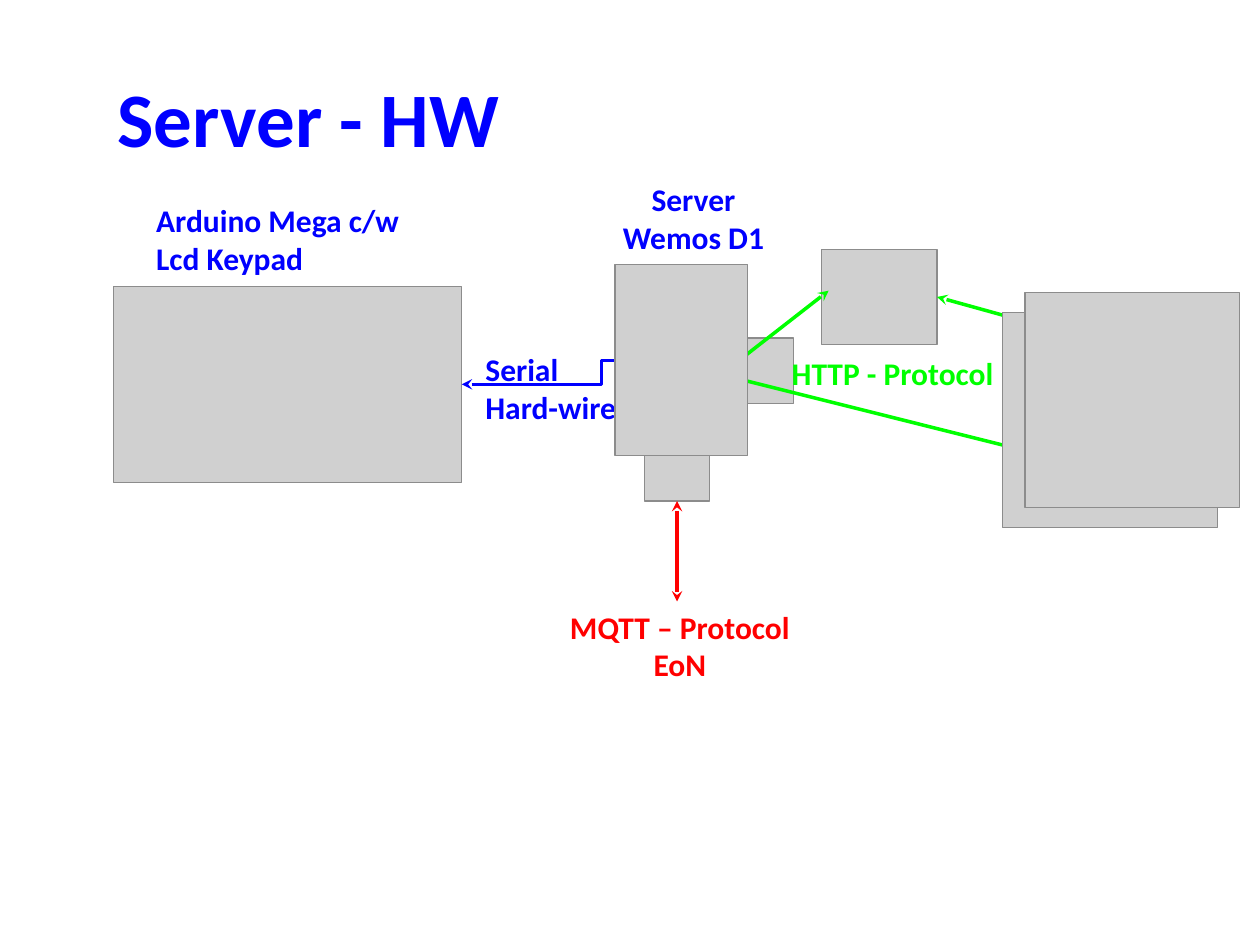
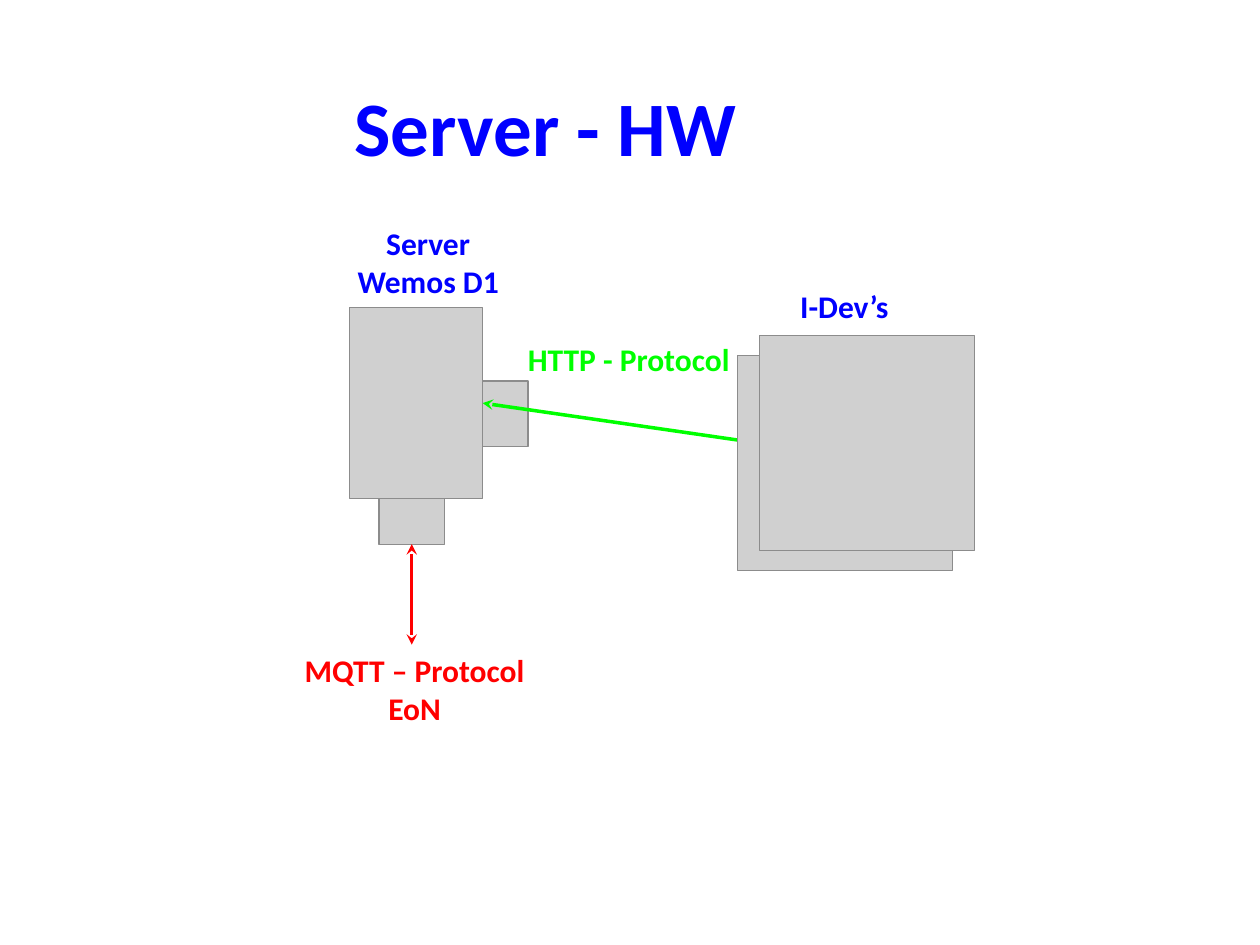
Before and after one commit to slametsampon/WFPS, a slide deck: slide 2 of WlFPS.pptx (slide 3 before the commit). Drawn at 1260x945 pixels with LibreOffice and Linux fonts; fonts in the diff are those of the drawing; grey boxes stand for pictures; background and template pictures are left out. Boxes give left, top, right and bottom in pixels: in the first picture for what was removed or moved away, otherwise in the second. Text is boxed around its words. In the diff, an @@ line names an element or a change of style, - is before the commit and + after.

```diff
--- a/WlFPS.pptx
+++ b/WlFPS.pptx
@@ title "Server - HW": place and size @@
-title "Server - HW" at (118,96,499,148)
+title "Server - HW" at (355,105,736,157)
@@ text removed at (156,210,399,275) @@
-Arduino Mega c/w
-Lcd Keypad
@@ picture removed at (822,249,937,344) @@
@@ picture removed at (113,286,461,483) @@
@@ double arrow removed from (730, 368) to (829, 291) @@
@@ text added at (800,295,888,319), 18 pt, text #0000FF, bold @@
+I-Dev’s
@@ double arrow removed from (1076, 335) to (937, 297) @@
@@ picture: place and size @@
-picture at (615,265,747,456)
+picture at (350,307,483,499)
@@ text removed at (485,359,616,426) @@
-Serial
-Hard-wire
@@ text "HTTP - Protocol" rewrapped from (792,359,994,393) to (528,349,730,372) @@
@@ elbow double arrow removed from (461, 384) to (630, 360) @@
@@ double arrow moved from (731, 377) - (1024, 450) to (483, 403) - (760, 444) @@
@@ 4 pictures, 2 texts, 1 double arrow: place and size @@
-4 pictures, 2 texts, 1 double arrow at (570,190,1239,677)
+4 pictures, 2 texts, 1 double arrow at (305,234,974,721)
```
Also in this commit, not shown: 1 other slide changed, 1 slide added, 2 slides removed, 3 other files.
